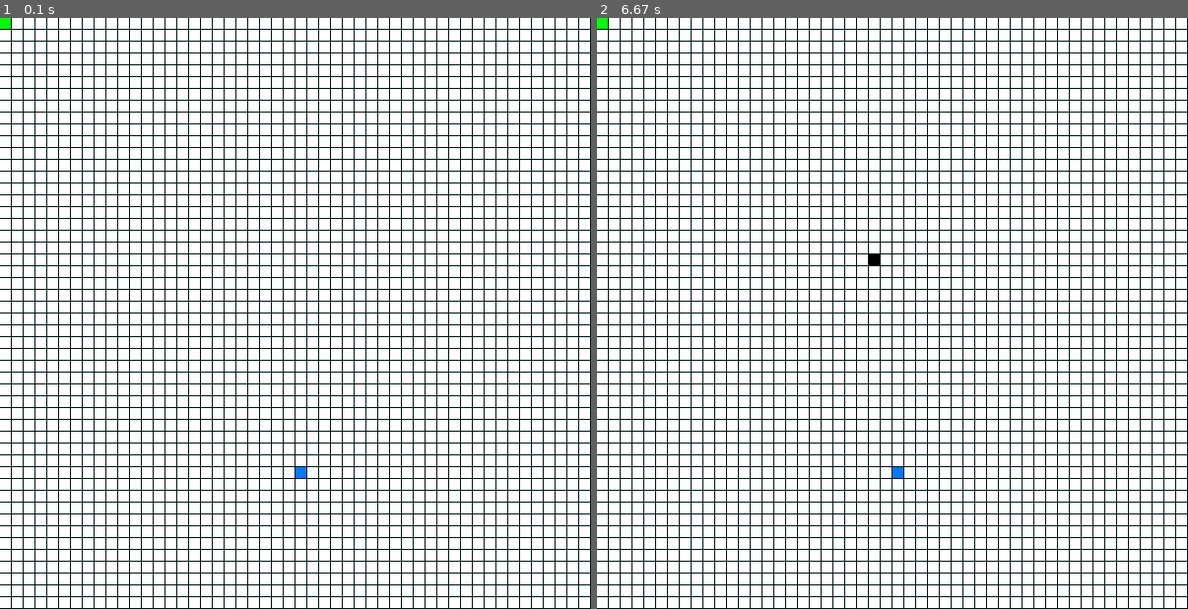
Above: before the commit, frames 1-2 (left to right).
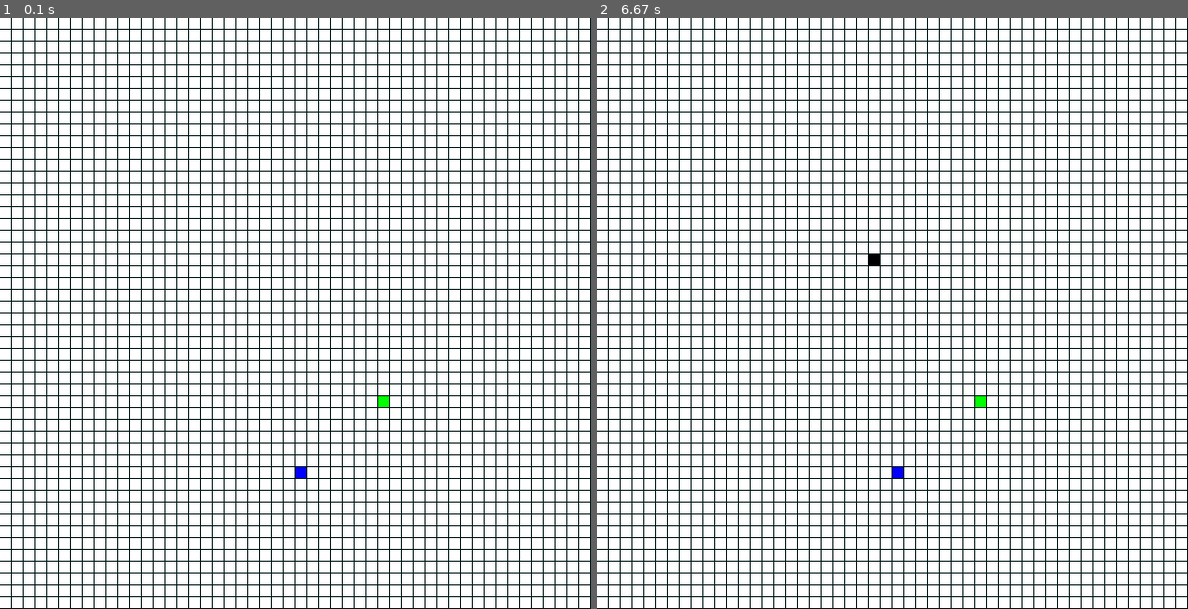
Above: after the commit, the same moments.

Repository: EunicePMV/Arachnophobic
Game: pygame game, started from samples/astar2.py
Two runs of this game, one before a commit and one after it. Both use one fixed random seed, a clock stepped at 60 frames per second and the inputs below.
Inputs (mouse positions are in pixels of both pictures, inside the frame that each line leads up to):
- Up to frame 1 (0.1 s): no input
- Up to frame 2 (6.67 s): click (892, 313) at 0.38 s; press the mouse at (892, 313) at 6.5 s; move the mouse to (874, 254) at 6.6 s

The runs differ from the first frame. In frame 1, 0.1% of the frame differs, in the area x 0-66%, y 0-78%; in frame 2, 0.1%.

Commit message:
modify second sample

Diff:
--- a/samples/astar2.py
+++ b/samples/astar2.py
@@ -80,7 +80,7 @@
     for j in range(rows):
         grid[i][j].add_neighbors(grid)
 
-start = grid[0][0]
+start = grid[32][32]
 end = grid[cols - cols//2][rows - cols//4]
 
 openSet.append(start)
@@ -98,8 +98,9 @@
     flag = False
     noflag = True
     startflag = False
-
-    while True:
+    playing = True
+    paths = []
+    while playing:
         for event in pygame.event.get():
             if event.type == pygame.QUIT:
                 close()
@@ -171,19 +172,22 @@
                 spot = grid[j][i]
                 spot.show(win, (255, 255, 255))
                 if flag and spot in path:
-                    spot.show(win, (25, 120, 250))
+                    paths.append(spot)
+                    spot.show(win, (255, 255, 0))
                 elif spot in closeSet:
                     spot.show(win, (255, 0, 0))
                 elif spot in openSet:
                     spot.show(win, (0, 255, 0))
                 try:
                     if spot == end:
-                        spot.show(win, (0, 120, 255))
+                        spot.show(win, (0, 0, 255))
                 except Exception:
                     pass
-
+        if flag:
+            playing = False
         pygame.display.flip()
-
+    for p in paths:
+        print(p.x, " ", p.y)
 
 
 main()
